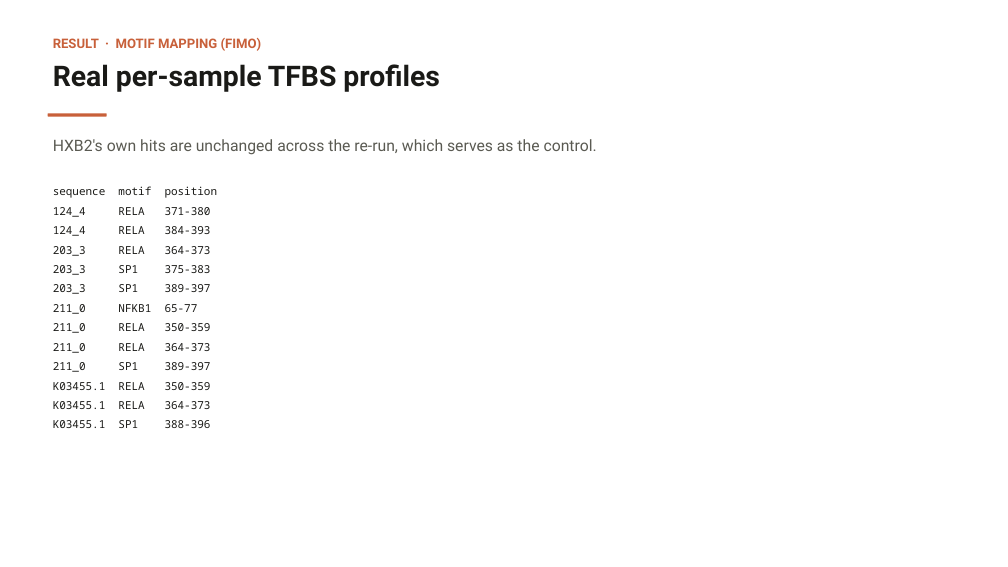
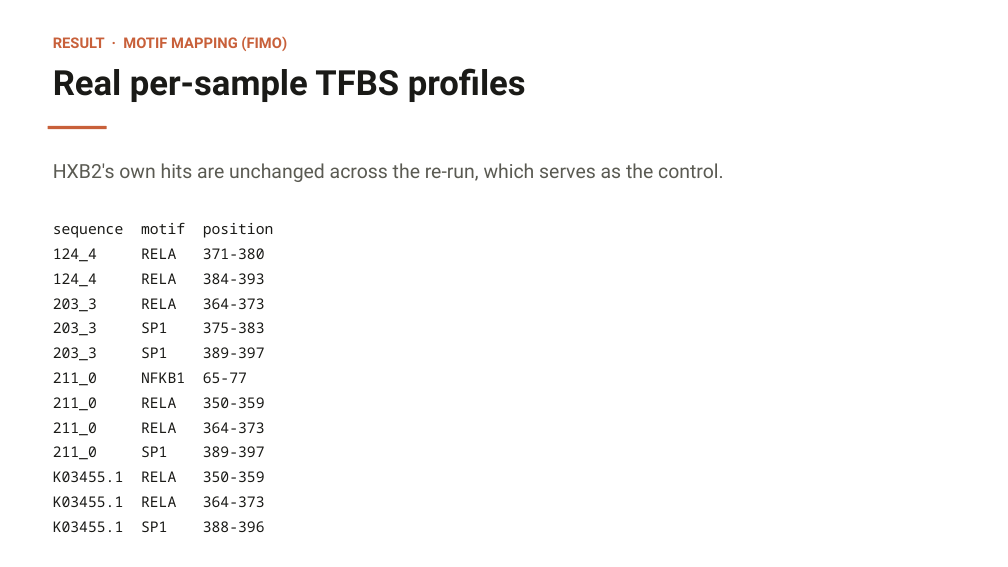
Before and after one commit to JNagawa/HIV-1-Proviral-U3_Region-Analysis--Subtypes-A1-D-and-Recombinants, a slide deck: slide 13 of writeups/PacBio_Pipeline_Report.pptx. Drawn at 1008x567 pixels with LibreOffice and Linux fonts; fonts in the diff are those of the drawing. Boxes give left, top, right and bottom in pixels: in the first picture for what was removed or moved away, otherwise in the second. Text is boxed around its words. In the diff, an @@ line names an element or a change of style, - is before the commit and + after.

```diff
--- a/writeups/PacBio_Pipeline_Report.pptx
+++ b/writeups/PacBio_Pipeline_Report.pptx
@@ text "RESULT · MOTIF MAPPING (FIMO)" at (x1=53, y1=36, x2=287, y2=51): size 12.5 to 14 pt @@
@@ text "Real per-sample TFBS profiles" at (x1=53, y1=68, x2=526, y2=102): size 27 to 33 pt @@
@@ rounded rectangle moved from (x1=48, y1=113, x2=107, y2=116) to (x1=48, y1=126, x2=107, y2=129) @@
@@ text "HXB2's own hits are unchanged ..." moved from (x1=53, y1=139, x2=597, y2=155) to (x1=53, y1=163, x2=724, y2=182) @@
@@ text "HXB2's own hits are unchanged ..." at (x1=53, y1=163, x2=724, y2=182): size 15 to 18.5 pt @@
@@ text "sequence motif position" moved from (x1=53, y1=186, x2=218, y2=198) to (x1=53, y1=222, x2=274, y2=238) @@
@@ text "124_4 RELA 371-380" moved from (x1=53, y1=207, x2=211, y2=217) to (x1=53, y1=248, x2=265, y2=262) @@
@@ text "124_4 RELA 384-393" moved from (x1=53, y1=226, x2=211, y2=236) to (x1=53, y1=273, x2=265, y2=287) @@
@@ text "203_3 RELA 364-373" moved from (x1=53, y1=246, x2=211, y2=256) to (x1=53, y1=298, x2=265, y2=312) @@
@@ text "203_3 SP1 375-383" moved from (x1=53, y1=265, x2=211, y2=275) to (x1=53, y1=322, x2=265, y2=336) @@
@@ text "203_3 SP1 389-397" moved from (x1=53, y1=284, x2=211, y2=294) to (x1=53, y1=347, x2=265, y2=361) @@
@@ text "211_0 NFKB1 65-77" moved from (x1=53, y1=304, x2=198, y2=314) to (x1=53, y1=372, x2=247, y2=386) @@
@@ text "211_0 RELA 350-359" moved from (x1=53, y1=323, x2=211, y2=333) to (x1=53, y1=397, x2=265, y2=411) @@
@@ text "211_0 RELA 364-373" moved from (x1=53, y1=343, x2=211, y2=353) to (x1=53, y1=422, x2=265, y2=436) @@
@@ text "211_0 SP1 389-397" moved from (x1=53, y1=362, x2=211, y2=372) to (x1=53, y1=446, x2=265, y2=460) @@
@@ text "K03455.1 RELA 350-359" moved from (x1=53, y1=382, x2=211, y2=390) to (x1=53, y1=471, x2=265, y2=482) @@
@@ text "K03455.1 RELA 364-373" moved from (x1=53, y1=401, x2=211, y2=409) to (x1=53, y1=496, x2=265, y2=507) @@
@@ size 10.5 to 14 pt in 13 elements at (x1=53, y1=222, x2=274, y2=238), (x1=53, y1=248, x2=265, y2=262), (x1=53, y1=273, x2=265, y2=287), (x1=53, y1=298, x2=265, y2=312), (x1=53, y1=322, x2=265, y2=336), (x1=53, y1=347, x2=265, y2=361), (x1=53, y1=372, x2=247, y2=386), (x1=53, y1=397, x2=265, y2=411), (x1=53, y1=422, x2=265, y2=436), (x1=53, y1=446, x2=265, y2=460), (x1=53, y1=471, x2=265, y2=482), (x1=53, y1=496, x2=265, y2=507), (x1=53, y1=521, x2=265, y2=532) @@
@@ text "K03455.1 SP1 388-396" moved from (x1=53, y1=420, x2=211, y2=428) to (x1=53, y1=521, x2=265, y2=532) @@
```
Also in this commit, not shown: 14 other slides changed, 2 other files.
